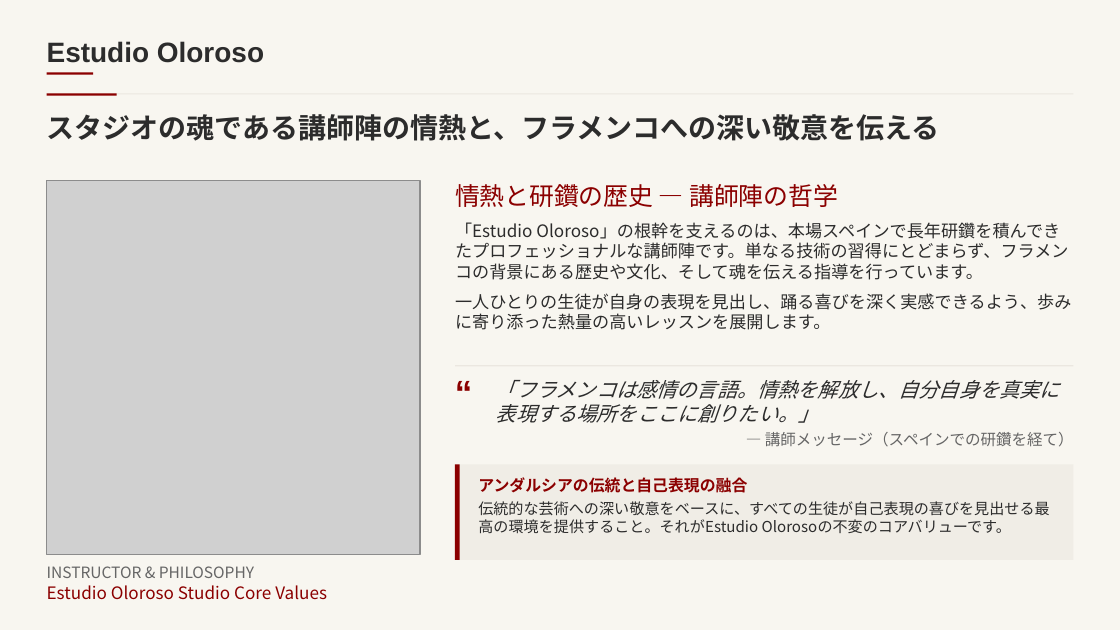
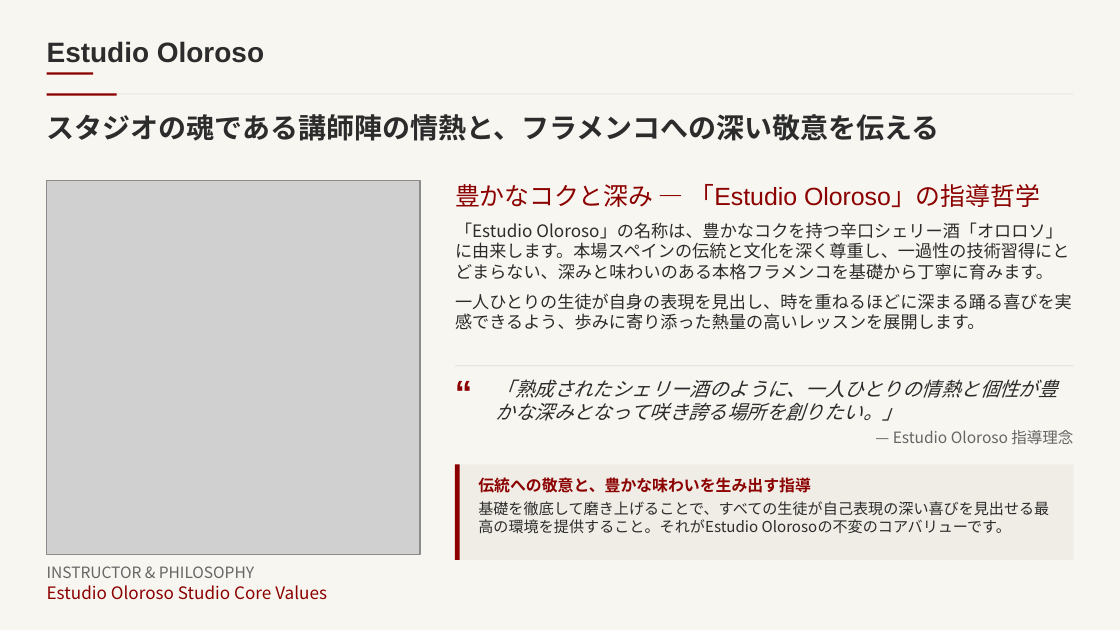
Before and after one commit to ikeda-haruka/oloroso, a slide deck: slide 7 of docs/「Estudio Oloroso」WEBサイト デザインプレビュー＆リニューアル構成案.pptx. Drawn at 1120x630 pixels with LibreOffice and Linux fonts; fonts in the diff are those of the drawing; grey boxes stand for pictures. Boxes give left, top, right and bottom in pixels: in the first picture for what was removed or moved away, otherwise in the second. Text is boxed around its words. In the diff, an @@ line names an element or a change of style, - is before the commit and + after.

```diff
--- a/docs/「Estudio Oloroso」WEBサイト デザインプレビュー＆リニューアル構成案.pptx
+++ b/docs/「Estudio Oloroso」WEBサイト デザインプレビュー＆リニューアル構成案.pptx
@@ text at bbox=[455, 184, 1072, 330]: text changed @@
-情熱と研鑽の歴史 — 講師陣の哲学
-「Estudio Oloroso」の根幹を支えるのは、本場スペインで長年研鑽を積んできたプロフェッショナルな講師陣です。単なる技術の習得にとどまらず、フラメンコの背景にある歴史や文化、そして魂を伝える指導を行っています。
-一人ひとりの生徒が自身の表現を見出し、踊る喜びを深く実感できるよう、歩みに寄り添った熱量の高いレッスンを展開します。
+豊かなコクと深み — 「Estudio Oloroso」の指導哲学
+「Estudio Oloroso」の名称は、豊かなコクを持つ辛口シェリー酒「オロロソ」に由来します。本場スペインの伝統と文化を深く尊重し、一過性の技術習得にとどまらない、深みと味わいのある本格フラメンコを基礎から丁寧に育みます。
+一人ひとりの生徒が自身の表現を見出し、時を重ねるほどに深まる踊る喜びを実感できるよう、歩みに寄り添った熱量の高いレッスンを展開します。
@@ text at bbox=[496, 379, 1073, 444]: text changed; size 13 to 12.5 pt @@
-「フラメンコは感情の言語。情熱を解放し、自分自身を真実に表現する場所をここに創りたい。」
-— 講師メッセージ（スペインでの研鑽を経て）
+「熟成されたシェリー酒のように、一人ひとりの情熱と個性が豊かな深みとなって咲き誇る場所を創りたい。」
+— Estudio Oloroso 指導理念
@@ text at bbox=[478, 477, 1049, 533]: text changed @@
-アンダルシアの伝統と自己表現の融合
-伝統的な芸術への深い敬意をベースに、すべての生徒が自己表現の喜びを見出せる最高の環境を提供すること。それがEstudio Olorosoの不変のコアバリューです。
+伝統への敬意と、豊かな味わいを生み出す指導
+基礎を徹底して磨き上げることで、すべての生徒が自己表現の深い喜びを見出せる最高の環境を提供すること。それがEstudio Olorosoの不変のコアバリューです。
```
Also in this commit, not shown: 4 other slides changed, 11 other files.
